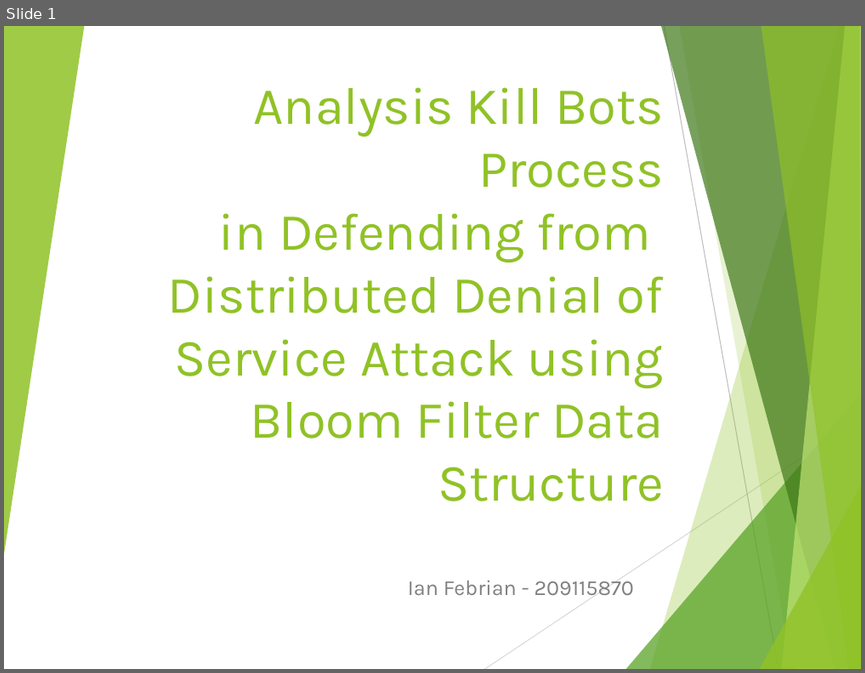
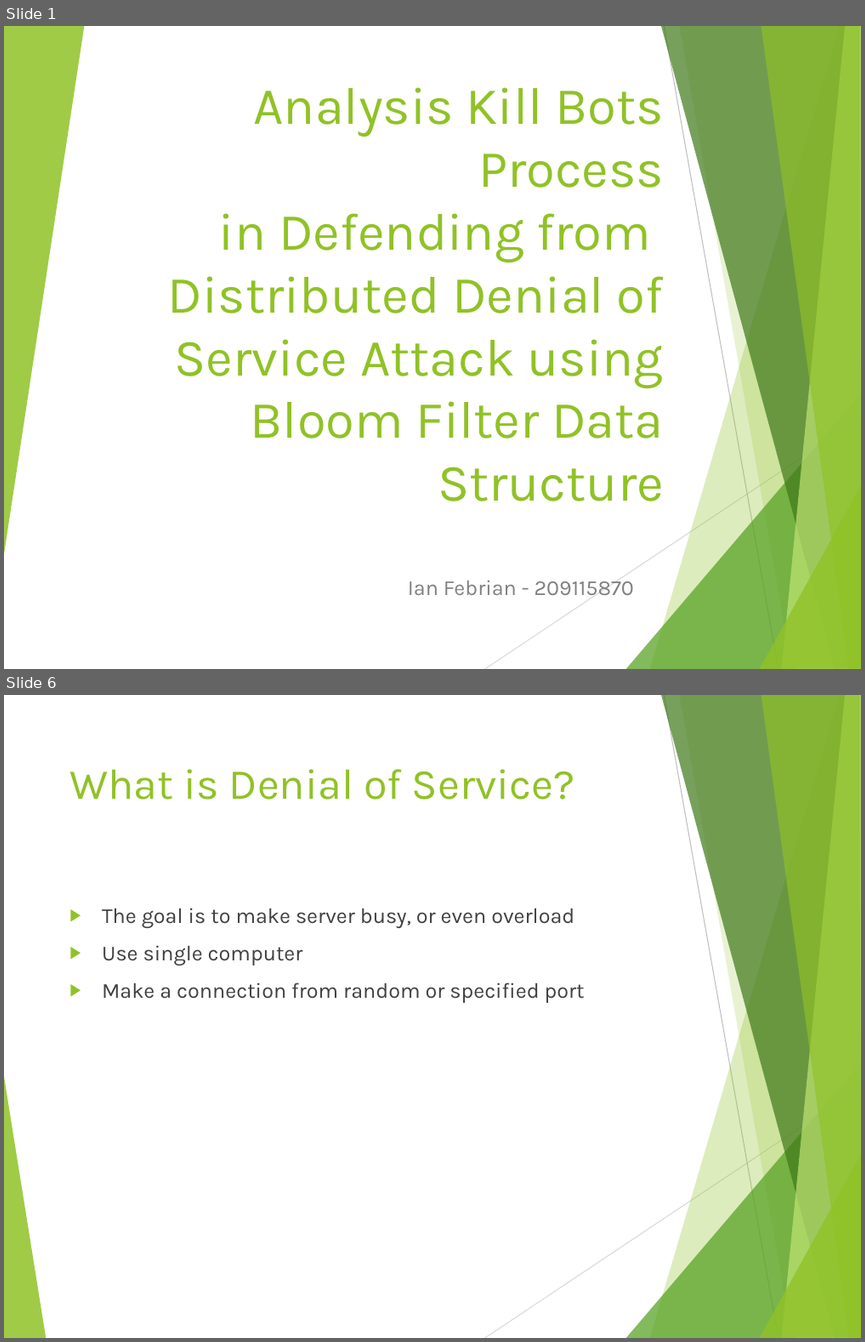
Before and after one commit to iankinch84/TugasAkhirSTTS, a slide deck: _TUGAS AKHIR/BUKU/Current/Presentasi/Presentasi Seminar.pptx. Shown one above the other, each under a label of ours: slide 1 before the commit, slides 1 and 6 after it; the slides between them are not shown. The pictures are 865x673 and 865x1342 pixels, drawn with LibreOffice and Linux fonts; fonts in the diff are those of the drawing. Boxes give left, top, right and bottom in pixels: in the first picture for what was removed or moved away, otherwise in the second. Text is boxed around its words. In the diff, an @@ line names an element or a change of style, - is before the commit and + after.

```diff
--- a/_TUGAS AKHIR/BUKU/Current/Presentasi/Presentasi Seminar.pptx
+++ b/_TUGAS AKHIR/BUKU/Current/Presentasi/Presentasi Seminar.pptx
@@ slide 6 added at bbox=[4, 695, 861, 1338], background #FFFFFF; not listed: 9 template elements that a slide beside it also shows @@
@@ title added at bbox=[69, 769, 575, 800], 36 pt, text #90C226 @@
+What is Denial of Service?
@@ text added at bbox=[102, 907, 585, 1003], 18 pt, text #404040 @@
+▶ The goal is to make server busy, or even overload
+▶ Use single computer
+▶ Make a connection from random or specified port
@@ freeform shape added at bbox=[4, 1072, 46, 1338], fill #90C226 at 85% opacity @@
```
Also in this commit, not shown: 1 slide changed, 31 other slides added, 1 slide removed, 9 other files.
